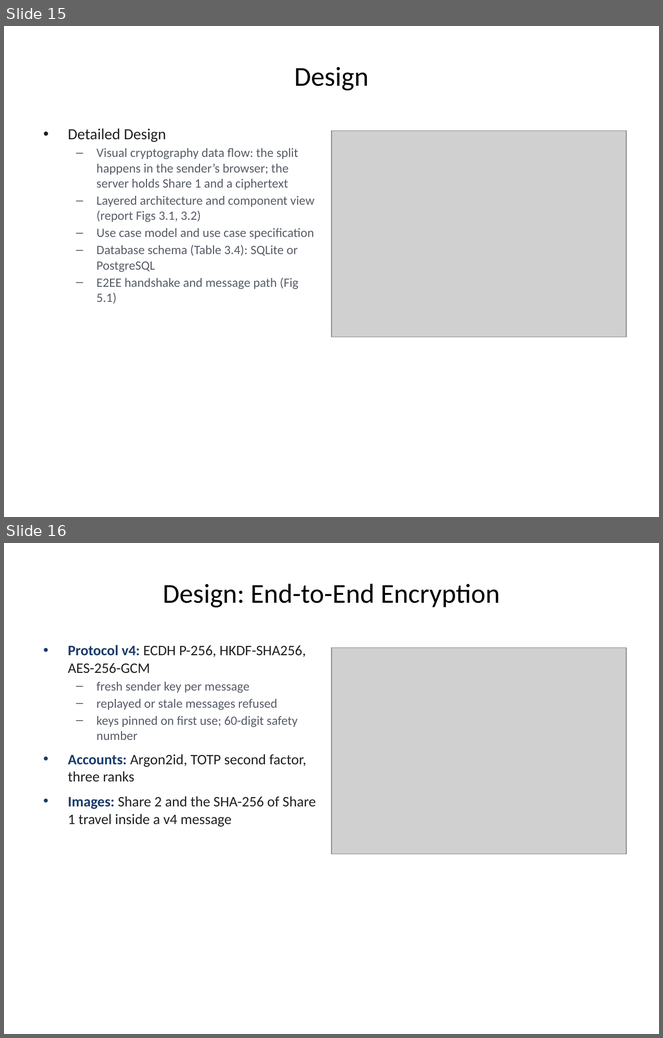
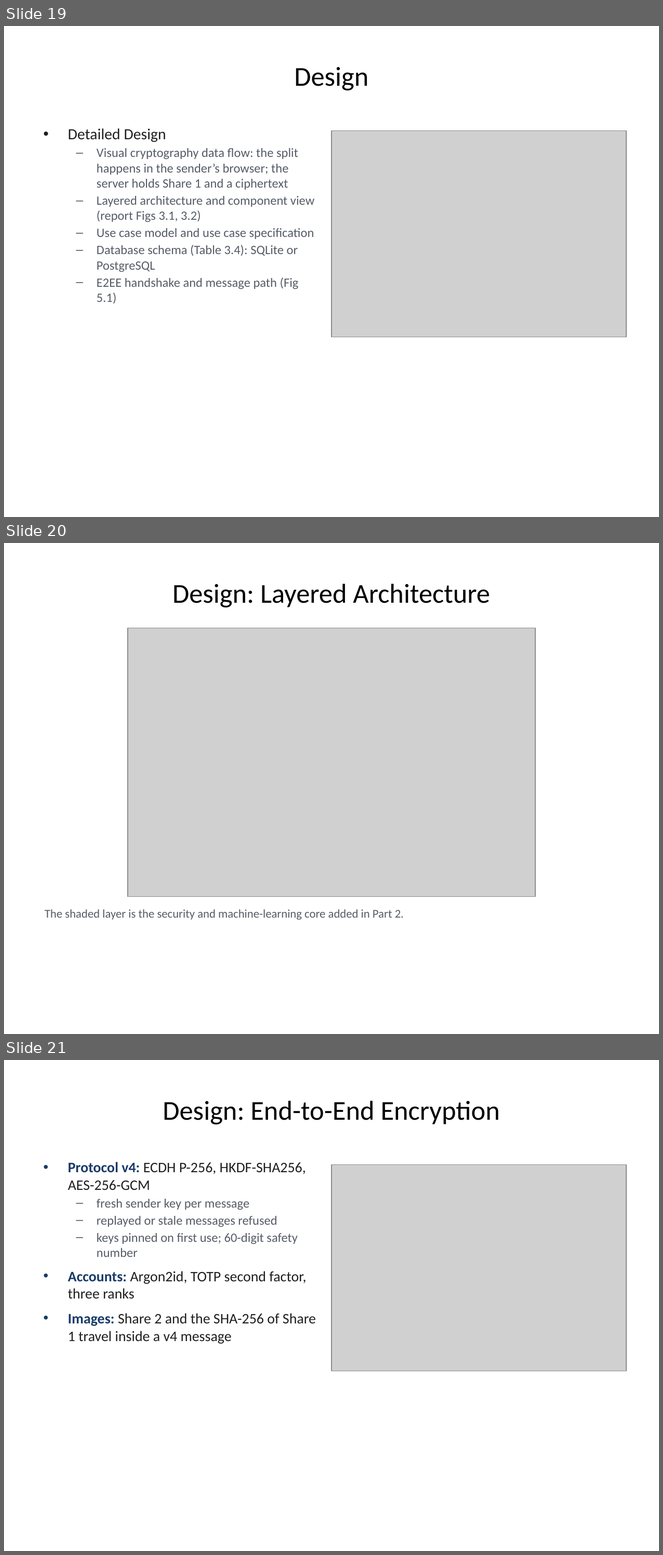
Before and after one commit to 1337PAIN/Reveal-X-chat, a slide deck: Reveal-X_FYP_Presentation.pptx. Shown one above the other, each under a label of ours: slides 15 and 16 before the commit, slides 19, 20 and 21 after it. The pictures are 663x1038 and 663x1555 pixels, drawn with LibreOffice and Linux fonts; fonts in the diff are those of the drawing; grey boxes stand for pictures; background and template pictures are left out. Boxes give left, top, right and bottom in pixels: in the first picture for what was removed or moved away, otherwise in the second. Text is boxed around its words. In the diff, an @@ line names an element or a change of style, - is before the commit and + after.

Commit message:
Extend the FYP presentation to 49 slides
Adds the report's comparison tables, layered architecture, STRIDE and
threat resistance model, the detector's features and datasets, the test
suite by area and test case TC-01, storage cost, the two integrity
layers, the classifier comparison, server/browser parity, Objective 9,
critical review, future recommendations, a reconstruction screenshot
and a conclusion.

```diff
--- a/Reveal-X_FYP_Presentation.pptx
+++ b/Reveal-X_FYP_Presentation.pptx
@@ slide 20 added at bbox=[4, 543, 659, 1034], background picture (left out) @@
@@ title added at bbox=[172, 584, 490, 607], 30 pt, text #000000 @@
+Design: Layered Architecture
@@ picture added at bbox=[128, 628, 535, 897] @@
@@ text added at bbox=[45, 910, 404, 920], 13 pt, text #555B66 @@
+The shaded layer is the security and machine-learning core added in Part 2.
@@ what was slide 15 is now slide 19 @@
@@ what was slide 16 is now slide 21 @@
```
Also in this commit, not shown: 17 other slides added, 1 other file.
